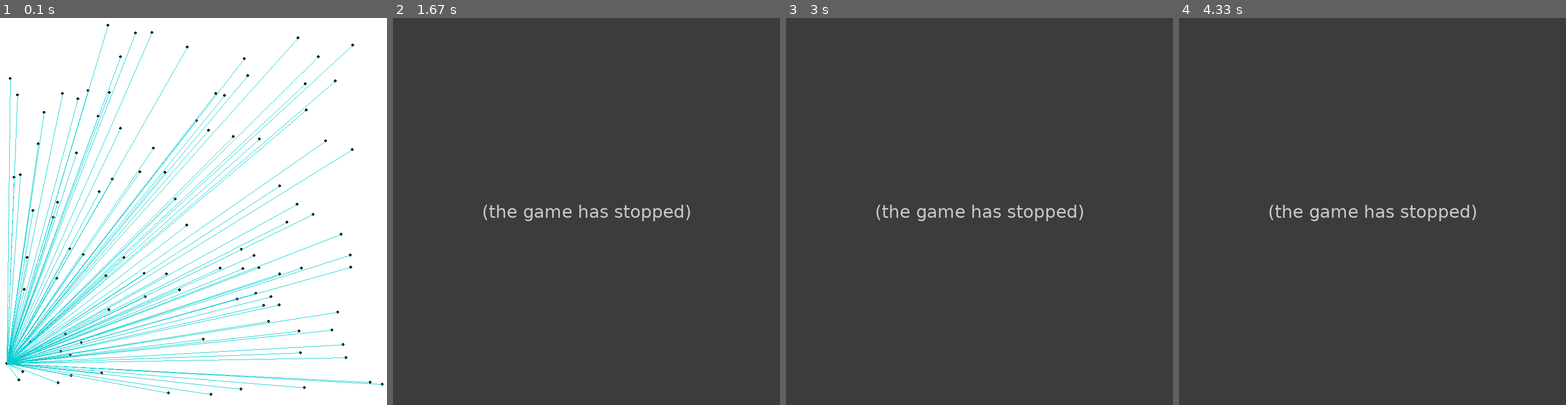
Above: before the commit, frames 1-4 (left to right).
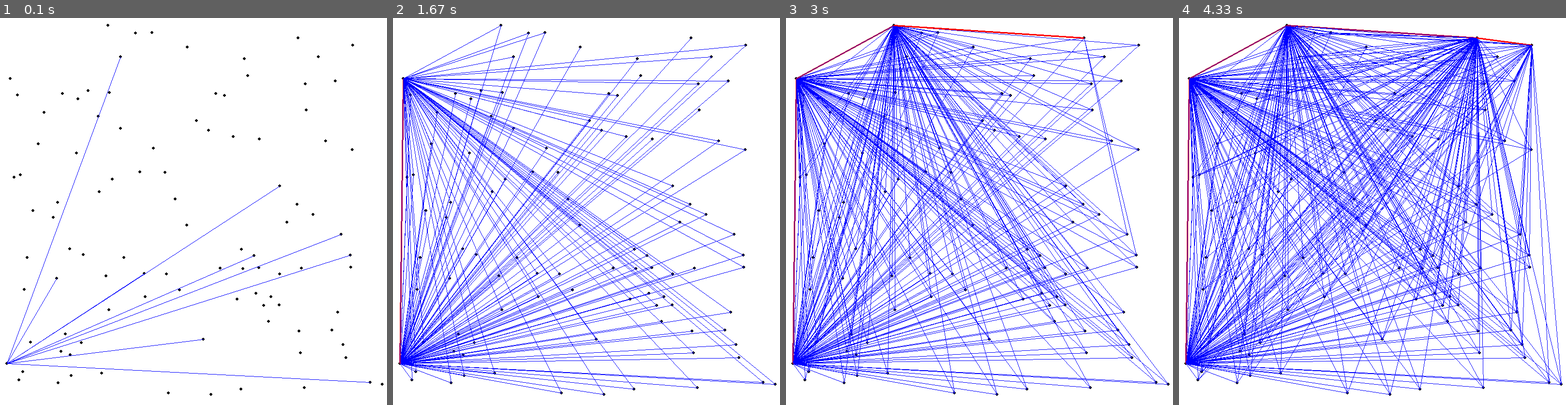
Above: after the commit, the same moments.

Repository: cuppajoeman/tool-box
Game: pygame game, started from math/convex_hull/convex_hull_implementation.py
The game is run twice, just before and just after one commit, with the same random seed, the same clock (stepped at 60 frames per second) and the same inputs.
Inputs:
- Up to frame 1 (0.1 s): no input
- Up to frame 2 (1.67 s): no input
- Up to frame 3 (3 s): no input
- Up to frame 4 (4.33 s): no input

The runs differ from the first frame. In frame 1, 6.2% of the frame differs, in the area x 1-99%, y 1-98%; in frame 2, 100%, in the area x 0-100%, y 0-100%; in frame 3, 100%; in frame 4, 100%.
Before the commit the program exited at 0.88 s; later frames show no game.

Commit message:
make algorithm end nicely

Diff:
--- a/math/convex_hull/convex_hull_implementation.py
+++ b/math/convex_hull/convex_hull_implementation.py
@@ -47,10 +47,15 @@
 
     # After the while loop is done then we have a full convex hull
     for i in range(0, len(convex_hull_so_far)):
-        pygame.draw.circle(screen, THECOLORS['darkturquoise'], convex_hull_so_far[i], 6)
-
-        if i > 0:
-            pygame.draw.line(screen, THECOLORS['darkturquoise'], convex_hull_so_far[i - 1], convex_hull_so_far[i])
+        pygame.draw.circle(screen, THECOLORS['gold'], convex_hull_so_far[i], 6)
+
+        if i + 1 < len(convex_hull_so_far):
+            pygame.draw.line(screen, THECOLORS['gold'], convex_hull_so_far[i], convex_hull_so_far[i+1], 6)
+
+        #if i > 0:
+        #    pygame.draw.line(screen, THECOLORS['darkturquoise'], convex_hull_so_far[i - 1], convex_hull_so_far[i])
+
+    pygame.draw.line(screen, THECOLORS['gold'], convex_hull_so_far[len(convex_hull_so_far) - 1], convex_hull_so_far[0], 6)
 
     pygame.display.flip()
 
@@ -144,8 +149,8 @@
             theta = angle_between(curr, prev, q)
 
             if animate_algorithm:
-                pygame.draw.line(screen, THECOLORS['darkturquoise'], curr, q)
-                pygame.time.wait(1)
+                pygame.draw.line(screen, THECOLORS['blue'], curr, q)
+                pygame.time.wait(10)
             pygame.display.flip()
 
             if max_angle_point is None:
@@ -158,6 +163,8 @@
                 max_angle = theta
                 max_angle_point = q
 
+    pygame.draw.line(screen, THECOLORS['red'], curr, max_angle_point, 3)
+
     return max_angle_point
 
     # Version 2, using min (and a "key" function)
@@ -192,13 +199,12 @@
     #current_index = 2
 
     # Start the event loop
-    #while True:
-    #    # Process events
-    #    for event in pygame.event.get():
-    #        if event.type == pygame.QUIT:
-    #            # Exit the event loop
-    #            pygame.quit()
-    #            return
+    while True:
+        # Process events
+        for event in pygame.event.get():
+            if event.type == pygame.QUIT:
+                # Exit the event loop
+                pygame.quit()
 
     #        if event.type == pygame.KEYDOWN:
     #            if event.key == pygame.K_RIGHT and current_index < len(hull):
@@ -226,3 +232,11 @@
                      for _ in range(0, NUM_POINTS)}
 
     animate_convex_hull(RANDOM_POINTS)
+
+    # Start the event loop
+    while True:
+        # Process events
+        for event in pygame.event.get():
+            if event.type == pygame.QUIT:
+                # Exit the event loop
+                pygame.quit()
